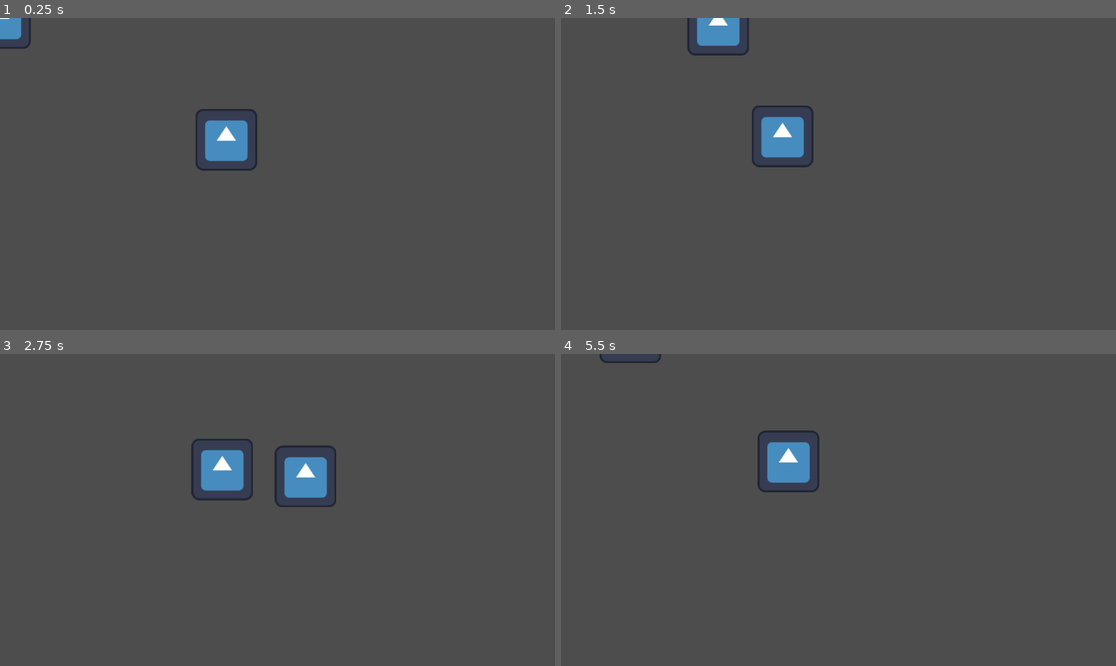
Above: before the commit, frames 1-4 (two rows, left to right).
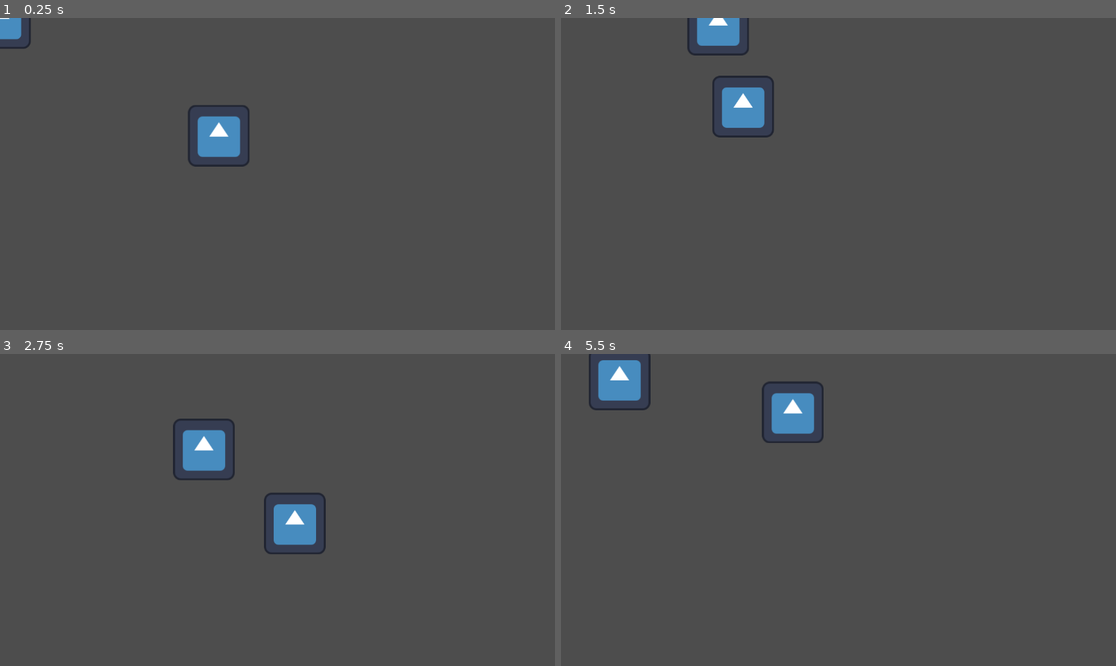
Above: after the commit, the same moments.

Repository: aapolipponen/daydream-game-jam
Game: Godot game, scene res://game/game.tscn
Same seed, same stepped clock (60 frames per second), same inputs: the game is played once before the commit and once after it. The project has no main scene, so this scene is started directly. The engine's default icon, where the game draws it, is replaced by a stand-in: a white triangle on a blue panel in a dark square.
Inputs (mouse positions are in pixels of both pictures, inside the frame that each line leads up to):
- Up to frame 1 (0.25 s): no input
- Up to frame 2 (1.5 s): move the mouse to (960, 158) at 0.52 s; hold D (right) 0.53-1.28 s; move the mouse to (727, 189) at 1.27 s; hold S (down) from 1.28 s (still down)
- Up to frame 3 (2.75 s): move the mouse to (333, 441) at 2.02 s; release S (down) at 2.03 s; hold D (right) from 2.03 s (still down)
- Up to frame 4 (5.5 s): move the mouse to (810, 572) at 2.77 s; release D (right) at 2.78 s; hold W (up) 2.78-3.53 s; move the mouse to (1005, 556) at 3.52 s; hold A (left) 3.53-5.03 s; move the mouse to (672, 463) at 4.27 s; move the mouse to (866, 510) at 5.02 s; hold S (down) from 5.03 s (still down)

The runs differ from the first frame. In frame 1, 1.2% of the frame differs, in the area x 33-47%, y 27-49%; in frame 2, 2.5%; in frame 3, 4.4%, in the area x 31-61%, y 20-65%; in frame 4, 3.7%.

Commit message:
finished explodingEnemy

Diff:
--- a/game/game.tscn
+++ b/game/game.tscn
@@ -9,6 +9,4 @@
 
 [node name="explodingEnemy" parent="." instance=ExtResource("2_h7iqs")]
 position = Vector2(472, 254)
-moveSpeed = 10
-whenExplodes = 5.0
-sizeIncreaseOnHit = 0.5
+moveSpeed = 80
